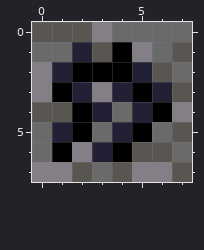
Pixel-art file, stored at assets/tiles/coal_ore.ase. That is the earlier state.
8x8 pixels, 1 frame.
Once edited:
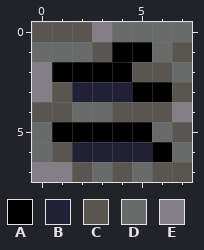
Palette (. is transparent): A #000000  B #222034  C #595652  D #696a6a  E #847e87
The exact change:
Layer "Layer 1":
The author changed colour B to colour A in row 2 at x 1; in row 3 at x 6; in row 5 at x 1 and 4.
The author changed colour C to colour A in row 6 at x 6.
The author changed colour D to colour A in row 5 at x 3.
The author changed colour E to colour A in row 1 at x 5.
The author changed colour A to colour B in row 6 at x 4.
The author changed colour C to colour B in row 6 at x 5.
The author changed colour E to colour B in row 3 at x 3; in row 6 at x 2.
The author changed colour A to colour C in row 3 at x 1; in row 4 at x 6; in row 6 at x 1.
The author changed colour B to colour C in row 2 at x 5; in row 4 at x 5.
The author changed colour D to colour C in row 4 at x 4.
The author changed colour E to colour C in row 7 at x 6.
The author changed colour A to colour D in row 4 at x 2.
The author changed colour B to colour D in row 1 at x 2; in row 4 at x 3.
The author changed colour E to colour D in row 7 at x 5.
Where, in picture pixels (left, top, right, bottom), the same in both pictures:
changed: (52, 42, 172, 182)
